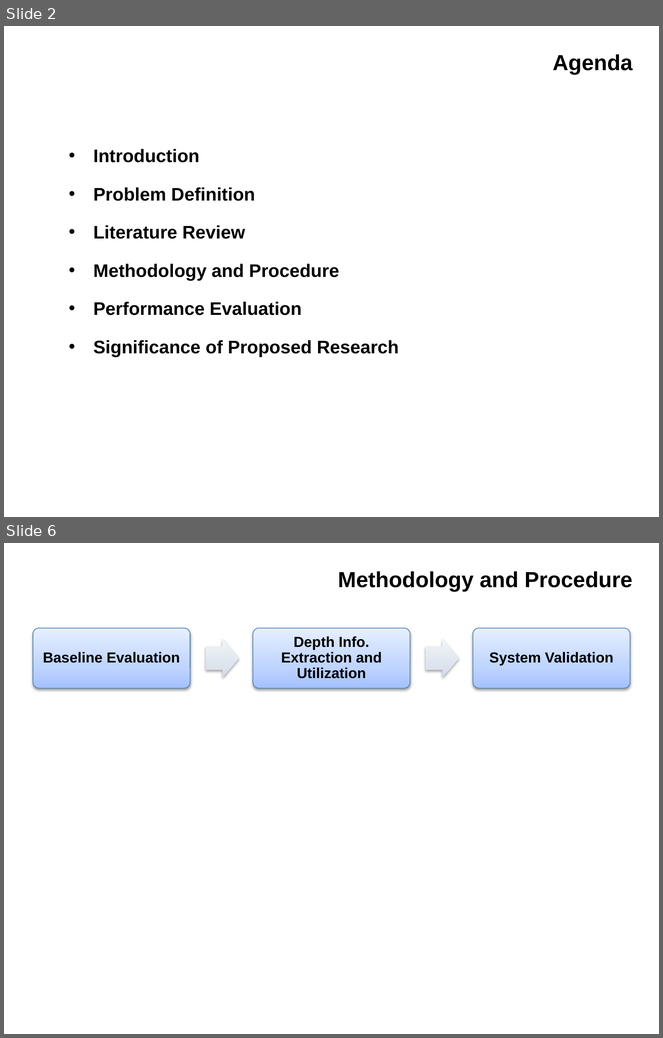
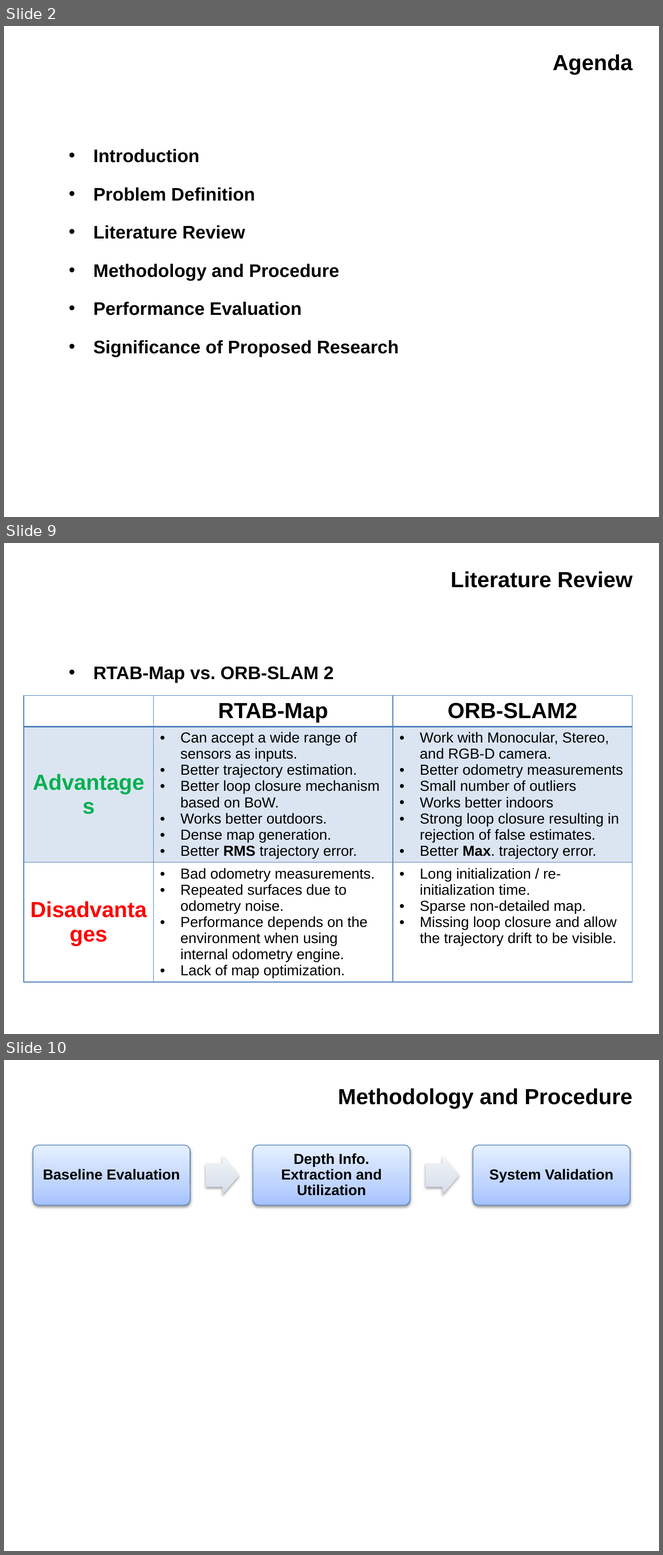
Before and after one commit to IslamAAli/ORBSLAM_RTABmap, a slide deck: Presentation/CMPUT631-ProjectProposal-V0P1.pptx. Shown one above the other, each under a label of ours: slides 2 and 6 before the commit, slides 2, 9 and 10 after it; the slides between them are not shown. The pictures are 663x1038 and 663x1555 pixels, drawn with LibreOffice and Linux fonts; fonts in the diff are those of the drawing; background and template pictures are left out. Boxes give left, top, right and bottom in pixels: in the first picture for what was removed or moved away, otherwise in the second. Text is boxed around its words. In the diff, an @@ line names an element or a change of style, - is before the commit and + after.

Commit message:
finished all the ppt

```diff
--- a/Presentation/CMPUT631-ProjectProposal-V0P1.pptx
+++ b/Presentation/CMPUT631-ProjectProposal-V0P1.pptx
@@ slide 9 added at bbox=[4, 543, 659, 1034], background #FFFFFF @@
@@ title added at bbox=[451, 571, 633, 588], 24 pt, text #000000, bold @@
+Literature Review
@@ text added at bbox=[93, 666, 334, 683], 20 pt, text #000000, bold @@
+• RTAB-Map vs. ORB-SLAM 2
@@ table added at bbox=[24, 696, 632, 997], 3 rows, 3 columns @@
+ | RTAB-Map | ORB-SLAM2
+Advantages | Can accept a wide range of sensors as inputs. / Better trajectory estimation. / Better loop closure mechanism based on BoW. / Works better outdoors. / Dense map generation. / Better RMS trajectory error. | Work with Monocular, Stereo, and RGB-D camera. / Better odometry measurements / Small number of outliers / Works better indoors / Strong loop closure resulting in rejection of false estimates. / Better Max. trajectory error.
+Disadvantages | Bad odometry measurements. / Repeated surfaces due to odometry noise. / Performance depends on the environment when using internal odometry engine. / Lack of map optimization. | Long initialization / re-initialization time. / Sparse non-detailed map. / Missing loop closure and allow the trajectory drift to be visible.
@@ what was slide 6 is now slide 10 @@
```
Also in this commit, not shown: 1 slide changed, 5 other slides added, 2 slides removed.
